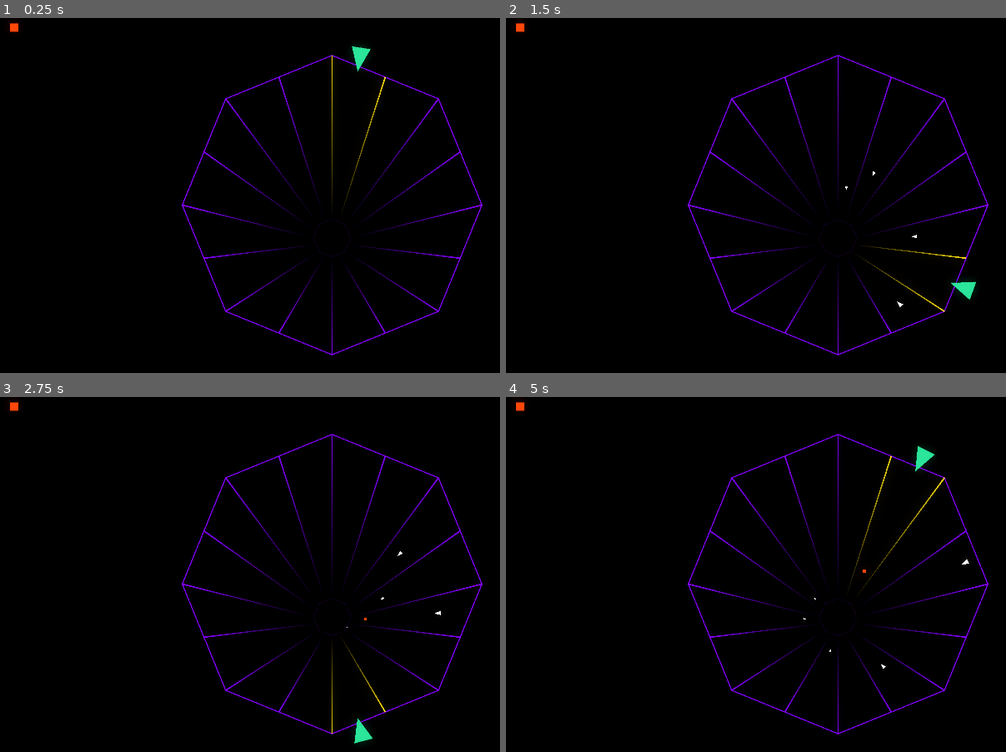
Above: before the commit, frames 1-4 (two rows, left to right).
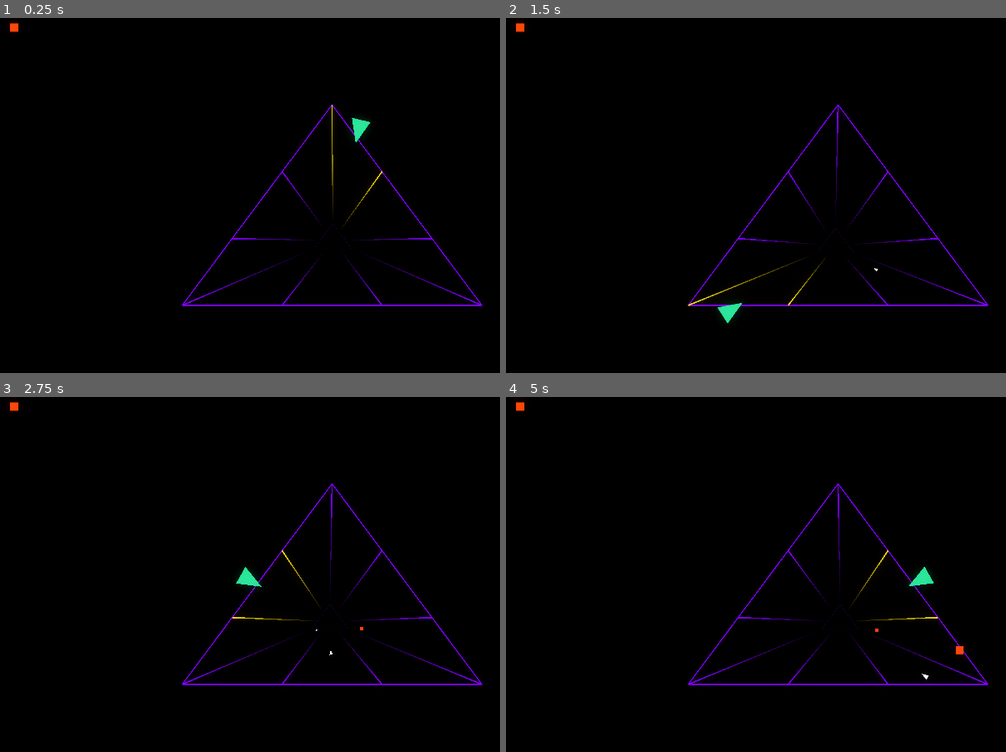
Above: after the commit, the same moments.

Repository: level1rogue/synth-tempest
Game: Godot game, scene res://scenes/root.tscn
The game is run twice, just before and just after one commit, with the same random seed, the same clock (stepped at 60 frames per second) and the same inputs.
Inputs:
- Up to frame 1 (0.25 s): no input
- Up to frame 2 (1.5 s): tap Enter at 0.5 s; hold D (move_right) 0.53-1.28 s; hold A (move_left) from 1.28 s (still down)
- Up to frame 3 (2.75 s): release A (move_left) at 2.03 s; hold D (move_right) from 2.03 s (still down)
- Up to frame 4 (5 s): release D (move_right) at 3.53 s; hold A (move_left) from 3.53 s (still down)

The runs differ from the first frame. In frame 1, 3.4% of the frame differs, in the area x 36-97%, y 7-96%; in frame 2, 3.4%; in frame 3, 3.4%; in frame 4, 3.5%, in the area x 36-97%, y 10-96%.

Commit message:
Enhance level and enemy mechanics with perspective adjustments, projectile targeting, and new gradient resources

Diff:
--- a/scenes/level.tscn
+++ b/scenes/level.tscn
@@ -1,6 +1,94 @@
-[gd_scene load_steps=2 format=3 uid="uid://bdc34kseudnu"]
+[gd_scene load_steps=14 format=3 uid="uid://bdc34kseudnu"]
 
 [ext_resource type="Script" uid="uid://cgmry5peih38r" path="res://scripts/level.gd" id="1_2q6dc"]
 
+[sub_resource type="Gradient" id="Gradient_2q6dc"]
+offsets = PackedFloat32Array(0, 0.06178862, 1)
+colors = PackedColorArray(0.2627451, 0.47058824, 1, 1, 1, 1, 1, 0.42439026, 1, 1, 1, 0)
+
+[sub_resource type="GradientTexture2D" id="GradientTexture2D_w7c3h"]
+gradient = SubResource("Gradient_2q6dc")
+width = 2
+fill_to = Vector2(0, 1)
+
+[sub_resource type="Curve" id="Curve_2q6dc"]
+_data = [Vector2(0, 0), 0.0, 0.0, 0, 0, Vector2(1, 0.37975502), 0.0, 0.0, 0, 0]
+point_count = 2
+
+[sub_resource type="CurveTexture" id="CurveTexture_w7c3h"]
+curve = SubResource("Curve_2q6dc")
+
+[sub_resource type="ParticleProcessMaterial" id="ParticleProcessMaterial_2q6dc"]
+lifetime_randomness = 0.15
+particle_flag_align_y = true
+emission_shape = 1
+emission_sphere_radius = 39.51
+spread = 180.0
+initial_velocity_min = 900.0
+initial_velocity_max = 1400.0
+gravity = Vector3(0, 0, 0)
+scale_curve = SubResource("CurveTexture_w7c3h")
+
+[sub_resource type="Gradient" id="Gradient_w7c3h"]
+offsets = PackedFloat32Array(0, 0.943074, 1)
+colors = PackedColorArray(1, 1, 1, 0, 1, 1, 1, 0.28235295, 0.21568628, 0.7647059, 0.6784314, 1)
+
+[sub_resource type="GradientTexture1D" id="GradientTexture1D_w8frs"]
+gradient = SubResource("Gradient_w7c3h")
+
+[sub_resource type="Curve" id="Curve_w8frs"]
+_data = [Vector2(0, 0), 0.0, 0.0, 0, 0, Vector2(1, 0.21631211), -0.86140907, 0.0, 0, 0]
+point_count = 2
+
+[sub_resource type="CurveTexture" id="CurveTexture_far"]
+width = 1080
+curve = SubResource("Curve_w8frs")
+
+[sub_resource type="Curve" id="Curve_w7c3h"]
+_data = [Vector2(0, 0), 0.0, 0.0, 0, 0, Vector2(1, 0.86170214), 0.0, 0.0, 0, 0]
+point_count = 2
+
+[sub_resource type="CurveTexture" id="CurveTexture_w8frs"]
+curve = SubResource("Curve_w7c3h")
+
+[sub_resource type="ParticleProcessMaterial" id="ParticleProcessMaterial_far"]
+lifetime_randomness = 0.38
+particle_flag_align_y = true
+spread = 180.0
+initial_velocity_min = 418.47
+initial_velocity_max = 618.47
+gravity = Vector3(0, 0, 0)
+radial_accel_min = 900.0
+radial_accel_max = 1400.0
+scale_curve = SubResource("CurveTexture_far")
+scale_over_velocity_min = 544.12
+scale_over_velocity_max = 714.70996
+scale_over_velocity_curve = SubResource("CurveTexture_w8frs")
+color_ramp = SubResource("GradientTexture1D_w8frs")
+
 [node name="Level" type="Node2D"]
 script = ExtResource("1_2q6dc")
+
+[node name="Starfield" type="GPUParticles2D" parent="."]
+visible = false
+position = Vector2(929, 500)
+amount = 180
+texture = SubResource("GradientTexture2D_w7c3h")
+preprocess = 0.4
+randomness = 0.5
+trail_enabled = true
+trail_lifetime = 0.12
+process_material = SubResource("ParticleProcessMaterial_2q6dc")
+
+[node name="StarfieldFar" type="GPUParticles2D" parent="."]
+position = Vector2(929, 500)
+scale = Vector2(33.519997, 31.400002)
+amount = 500
+amount_ratio = 0.5647
+texture = SubResource("GradientTexture2D_w7c3h")
+lifetime = 0.53
+preprocess = 0.6
+randomness = 0.6
+trail_enabled = true
+trail_lifetime = 9.46
+process_material = SubResource("ParticleProcessMaterial_far")
--- a/scripts/enemy.gd
+++ b/scripts/enemy.gd
@@ -45,6 +45,27 @@
 	var s0 = lerp(far_scale, near_scale, ease_t0)
 	scale = Vector2.ONE * s0
 
+func retarget_after_shift() -> void:
+	# Re-align to updated lane geometry after perspective center shift
+	if level == null:
+		return
+	var count: int = level.get_lane_count()
+	if count <= 0:
+		return
+	# Compute current progress along old geometry
+	var traveled := _dir.dot(position - _inner)
+	var t = 0.0 if _length <= 0.0 else clamp(traveled / _length, 0.0, 1.0)
+	# Fetch new geometry for this lane
+	var i_next: int = (lane_index + 1) % count
+	var inner_mid: Vector2 = level.inner_points[lane_index].lerp(level.inner_points[i_next], 0.5)
+	var outer_mid: Vector2 = level.outer_points[lane_index].lerp(level.outer_points[i_next], 0.5)
+	_inner = inner_mid
+	_outer = outer_mid
+	_dir = (_outer - _inner).normalized()
+	_length = (_outer - _inner).length()
+	# Reposition along new geometry preserving t
+	position = _inner.lerp(_outer, t)
+
 func _process(delta: float) -> void:
 	if level == null:
 		return
--- a/scripts/level.gd
+++ b/scripts/level.gd
@@ -1,10 +1,16 @@
 extends Node2D
 
-@export var shape_name: String = "octagon"
-@export var segments_per_edge: int = 2        # lanes per original edge
+@export var shape_name: String = "triangle"
+@export var segments_per_edge: int = 3        # lanes per original edge
 @export var inner_ratio: float = 0.05         # inner ring size (of min dimension)
 @export var outer_ratio: float = 0.40         # outer ring size (of min dimension)
 @export var inner_y_offset_ratio: float = 0.22  # fraction of outer ring radius to offset inner ring on Y
+@export var perspective_shift_ratio: float = 0.08  # fraction of player offset applied to center shift
+@export var inner_shift_ratio: float = 0.3  # how much of the shift affects outer ring vs inner (0..1)
+@export var outer_shift_ratio: float = 0.0  # how much of the shift affects outer ring vs inner (0..1)
+
+@onready var starfield := $Starfield as GPUParticles2D
+@onready var starfield_far := $StarfieldFar as GPUParticles2D
 
 var inner_points: Array[Vector2] = []
 var outer_points: Array[Vector2] = []
@@ -16,11 +22,15 @@
 var active_lane_fill: Polygon2D
 var lane_spokes: Array = []
 var active_spoke_index: int = -1
+var projectiles_container: Node2D
 var enemies_container: Node2D
 var enemy_timer: Timer
 var enemy_scene: PackedScene = preload("res://scenes/enemy.tscn")
 
 var screen_center := Vector2(0,0)
+var screen_center_base := Vector2(0,0)
+var screen_center_offset := Vector2(0,0)
+var last_outer_scale: float = 0.0
 var lane_line_scene: PackedScene = preload("res://scenes/lane_line.tscn")
 var rng := RandomNumberGenerator.new()
 
@@ -43,6 +53,10 @@
 		active_lane_fill = Polygon2D.new()
 		active_lane_fill.color = Color(GlobalData.c_highlight, 0.01)
 		add_child(active_lane_fill)
+	if projectiles_container == null:
+		projectiles_container = Node2D.new()
+		projectiles_container.name = "Projectiles"
+		add_child(projectiles_container)
 	# Ensure enemies container and timer
 	if enemies_container == null:
 		enemies_container = Node2D.new()
@@ -67,7 +81,13 @@
 
 # Called when the node enters the scene tree for the first time.
 func _ready() -> void:
-	screen_center = get_viewport_rect().size * 0.5
+	screen_center_base = get_viewport_rect().size * 0.5
+	screen_center = screen_center_base + screen_center_offset
+
+	starfield.position = screen_center
+	if starfield_far:
+		starfield_far.position.x = screen_center.x
+		starfield_far.position.y = screen_center.y + 140
 	rng.randomize()
 	_ensure_lines()
 	build_tube()
@@ -78,8 +98,16 @@
 		enemy_timer.start()
 
 func recalc_on_resize():
-		screen_center = get_viewport_rect().size * 0.5
-		build_tube()
+	screen_center_base = get_viewport_rect().size * 0.5
+	screen_center = screen_center_base + screen_center_offset
+	starfield.position = screen_center
+	if starfield_far:
+		starfield_far.position = screen_center
+		#var pm_far := starfield_far.process_material as ParticleProcessMaterial
+		#if pm_far:
+			## Adjust box extents to current viewport to cover sides/top/bottom
+			#pm_far.emission_box_extents = Vector3(get_viewport_rect().size.x * 0.5, get_viewport_rect().size.y * 0.5, 0)
+	build_tube()
 
 # Called every frame. 'delta' is the elapsed time since the previous frame.
 func _process(delta: float) -> void:
@@ -90,6 +118,7 @@
 	var min_dim = min(viewport_size.x, viewport_size.y)
 	var inner_scale = min_dim * inner_ratio
 	var outer_scale = min_dim * outer_ratio
+	last_outer_scale = outer_scale
 
 	# Offset inner ring on Y by a fraction of the outer radius for perspective illusion
 	var inner_y_offset = outer_scale * inner_y_offset_ratio
@@ -100,9 +129,12 @@
 	# 2) Scale and translate to center for both rings
 	inner_points.clear()
 	outer_points.clear()
+	var center_inner = screen_center_base + screen_center_offset * clamp(inner_shift_ratio, 0.0, 1.0)
+	# Outer shifts in the opposite direction (parallax) scaled by outer_shift_ratio
+	var center_outer = screen_center_base - screen_center_offset * clamp(outer_shift_ratio, 0.0, 1.0)
 	for p in base_points:
-			inner_points.append(screen_center + Vector2(0, inner_y_offset) + Vector2(p.x * inner_scale, p.y * inner_scale))
-			outer_points.append(screen_center + Vector2(p.x * outer_scale, p.y * outer_scale))
+			inner_points.append(center_inner + Vector2(0, inner_y_offset) + Vector2(p.x * inner_scale, p.y * inner_scale))
+			outer_points.append(center_outer + Vector2(p.x * outer_scale, p.y * outer_scale))
 
 	# 3) Draw rings
 	inner_line.clear_points()
@@ -181,6 +213,55 @@
 	_update_active_lane_fill(index)
 	_update_active_spoke(index)
 
+func update_perspective_focus(focus: Vector2) -> void:
+	# Shift the effective center toward the focus point to enhance perspective
+	var viewport_size = get_viewport_rect().size
+	if viewport_size == Vector2.ZERO:
+		return
+	# Compute offset relative to base center, scaled by ratio
+	var raw_offset = (focus - screen_center_base) * perspective_shift_ratio
+	# Optionally clamp to avoid extreme distortion
+	var clamp_len = max(8.0, last_outer_scale * 0.25)
+	if raw_offset.length() > clamp_len:
+		raw_offset = raw_offset.normalized() * clamp_len
+	screen_center_offset = raw_offset
+	screen_center = screen_center_base + screen_center_offset
+	build_tube()
+	_update_starfield()
+	# Retarget existing enemies to the new geometry so they stay on-lane
+	if enemies_container:
+		for e in enemies_container.get_children():
+			if e.has_method("retarget_after_shift"):
+				e.retarget_after_shift()
+	# Retarget projectiles so they stay aligned after shift
+	if projectiles_container:
+		for p in projectiles_container.get_children():
+			if p.has_method("retarget_after_shift"):
+				p.retarget_after_shift()
+
+func _update_starfield() -> void:
+	if starfield == null:
+		return
+	# Position starfield at inner ring center (follow current center)
+	starfield.global_position = screen_center
+	var pm := starfield.process_material as ParticleProcessMaterial
+	if pm == null:
+		return
+	# Derive a speed scale from how far the center is shifted; larger offset -> faster stars
+	var s = clamp(screen_center_offset.length() / max(8.0, last_outer_scale * 0.25), 0.5, 3.0)
+	pm.initial_velocity_min = 800.0 * s
+	pm.initial_velocity_max = 1400.0 * s
+	starfield.amount = int(300 * s)
+	# Far layer fills the periphery with slower, denser stars
+	#if starfield_far:
+		#starfield_far.global_position = screen_center
+		#var pm_far := starfield_far.process_material as ParticleProcessMaterial
+		#if pm_far:
+			#var sf = clamp(s * 0.6, 0.4, 2.0)
+			#pm_far.initial_velocity_min = 200.0 * sf
+			#pm_far.initial_velocity_max = 420.0 * sf
+			#starfield_far.amount = int(700 * sf)
+
 func _update_active_lane_fill(index: int) -> void:
 	var count := inner_points.size()
 	if count < 2:
--- a/scripts/player.gd
+++ b/scripts/player.gd
@@ -32,7 +32,7 @@
 
 	# Auto-fire timer (1s)
 	shoot_timer = Timer.new()
-	shoot_timer.wait_time = 0.3
+	shoot_timer.wait_time = 0.8
 	shoot_timer.one_shot = false
 	shoot_timer.autostart = true
 	add_child(shoot_timer)
@@ -58,6 +58,10 @@
 	# Outward is along the tube from inner to outer mids
 	var outward = (outer_mid - inner_mid).normalized()
 	position = base_pos + outward * OFFSET_DISTANCE
+
+	# Shift perspective center slightly toward the player to enhance depth
+	if level.has_method("update_perspective_focus"):
+		level.update_perspective_focus(position)
 
 func update_rotation() -> void:
 	# Align with inward (outer->inner) direction at mid-edge to point toward center
@@ -135,7 +139,10 @@
 	var proj = projectile_scene.instantiate()
 	if proj == null:
 		return
-	# Add to same parent as player or level for organization
-	level.add_child(proj)
+	# Add to projectiles container if available, otherwise to level
+	if level.has_node("Projectiles"):
+		level.get_node("Projectiles").add_child(proj)
+	else:
+		level.add_child(proj)
 	if proj.has_method("initialize"):
-		proj.initialize(position, inward, inner_mid)
+		proj.initialize(level, lane_index, position, inner_mid)
--- a/scripts/projectile.gd
+++ b/scripts/projectile.gd
@@ -8,22 +8,24 @@
 @export var extra_travel_margin: float = 4.0
 @export var damage: float = 10.0
 
+var level: Node = null
+var lane_index: int = 0
 var _dir: Vector2 = Vector2.ZERO
 var _start: Vector2 = Vector2.ZERO
 var _target: Vector2 = Vector2.ZERO
 var _length: float = 0.0
 var _hit_enemies: Array = []  # Track enemies we've already hit to avoid double-hits
 
-func initialize(start_pos: Vector2, direction: Vector2, target_pos: Vector2) -> void:
+func initialize(level_ref: Node, lane_idx: int, start_pos: Vector2, target_pos: Vector2) -> void:
+	level = level_ref
+	lane_index = lane_idx
 	_start = start_pos
 	position = start_pos
 	_target = target_pos
-	_dir = direction.normalized()
+	_dir = (_target - _start).normalized()
 	_length = (_target - _start).length()
 	rotation = _dir.angle() + PI / 2.0
 	_apply_perspective_scale(0.0)
-	# Connect hitbox signal if Area2D exists
-	var hitbox = get_node_or_null("Area2D")
 
 
 func _process(delta: float) -> void:
@@ -47,6 +49,40 @@
 func _apply_perspective_scale(ease_t: float) -> void:
 	var s = lerp(near_scale, far_scale, ease_t)
 	scale = Vector2.ONE * s
+
+
+func retarget_after_shift() -> void:
+	if level == null:
+		return
+	var count = level.get_lane_count()
+	if count <= 0:
+		return
+	# Progress along old path
+	var traveled := _dir.dot(position - _start)
+	var t = 0.0 if _length <= 0.0 else clamp(traveled / _length, 0.0, 1.0)
+	# New lane geometry
+	var i_next: int = (lane_index + 1) % count
+	var inner_mid: Vector2 = level.inner_points[lane_index].lerp(level.inner_points[i_next], 0.5)
+	# Use inner midpoint as target for projectiles
+	var new_target := inner_mid
+	var lane_dir = (new_target - level.outer_points[lane_index].lerp(level.outer_points[i_next], 0.5))
+	if lane_dir.length() == 0.0:
+		queue_free()
+		return
+	lane_dir = lane_dir.normalized()
+	# Project original start onto new lane direction for a consistent path
+	var start_proj_len = lane_dir.dot(_start - inner_mid)
+	var start_on_lane = inner_mid + lane_dir * start_proj_len
+	_start = start_on_lane
+	_target = new_target
+	_length = (_target - _start).length()
+	if _length <= 0.0:
+		queue_free()
+		return
+	_dir = (_target - _start).normalized()
+	rotation = _dir.angle() + PI / 2.0
+	# Reposition preserving progress
+	position = _start.lerp(_target, t)
 
 
 func _on_collision_polygon_2d_tree_entered() -> void:
